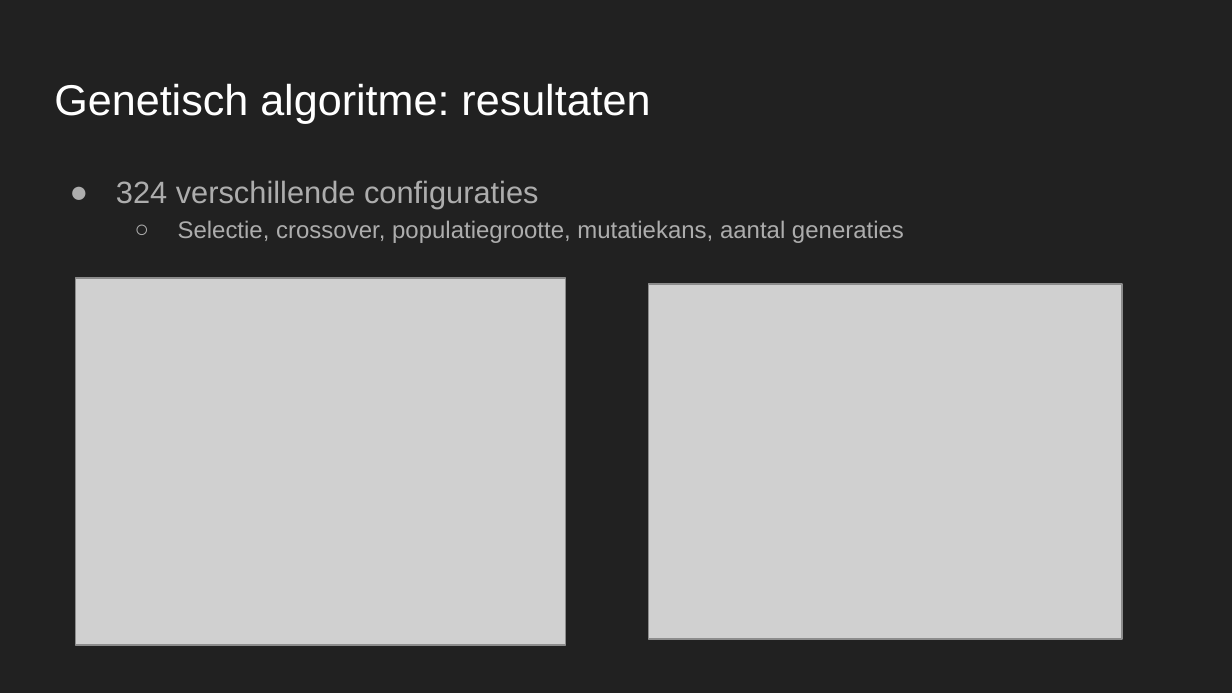
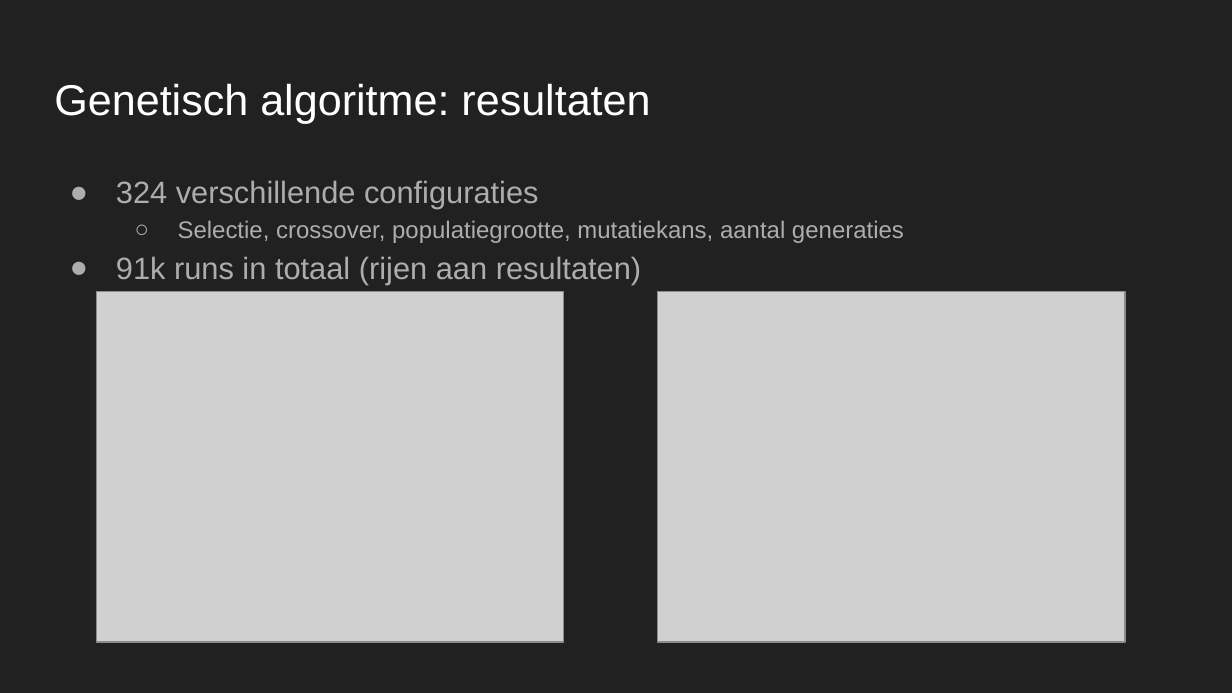
Before and after one commit to maiklarooij/Trainspotters, a slide deck: slide 12 of doc/Oefenpresentatie.pptx. Drawn at 1232x693 pixels with LibreOffice and Linux fonts; fonts in the diff are those of the drawing; grey boxes stand for pictures. Boxes give left, top, right and bottom in pixels: in the first picture for what was removed or moved away, otherwise in the second. Text is boxed around its words. In the diff, an @@ line names an element or a change of style, - is before the commit and + after.

```diff
--- a/doc/Oefenpresentatie.pptx
+++ b/doc/Oefenpresentatie.pptx
@@ text at (116, 256, 641, 285): paragraph added @@
+● 91k runs in totaal (rijen aan resultaten)
@@ picture: place and size @@
-picture at (75, 278, 565, 646)
+picture at (96, 292, 563, 642)
@@ picture: place and size @@
-picture at (648, 283, 1122, 638)
+picture at (658, 292, 1125, 642)
```
Also in this commit, not shown: 5 other slides changed, 2 slides added, 1 slide removed, 19 other files.
